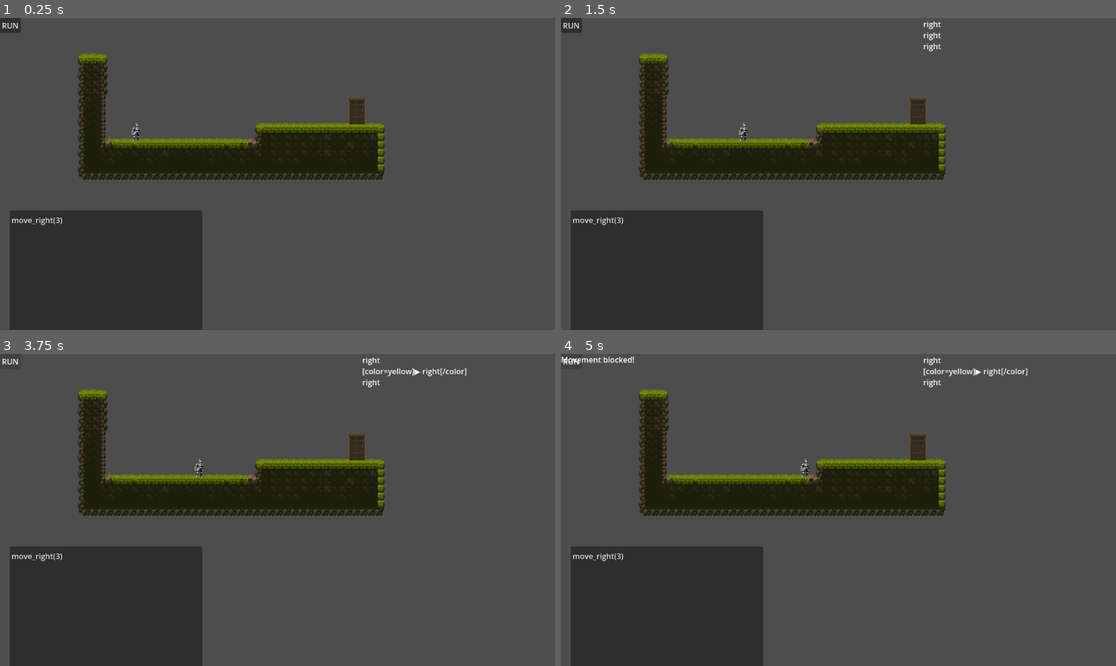
Above: before the commit, frames 1-4 (two rows, left to right).
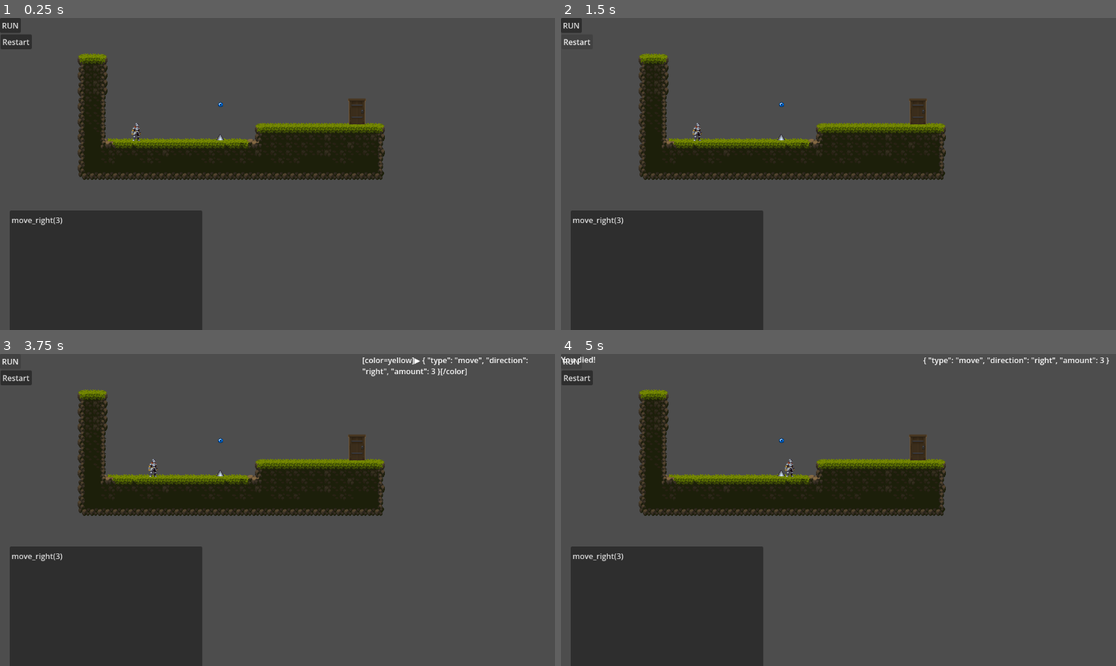
Above: after the commit, the same moments.

Repository: adrianzidanramadhan/CodeRunner
Game: Godot game, scene res://scene/game.tscn
Two runs of this game, one before a commit and one after it. Both use one fixed random seed, a clock stepped at 60 frames per second and the inputs below. This scene is started directly instead of the project's main scene.
Inputs (mouse positions are in pixels of both pictures, inside the frame that each line leads up to):
- Up to frame 1 (0.25 s): no input
- Up to frame 2 (1.5 s): click "RUN" at 0.5 s; click (577, 42) at 1.25 s, where only the run after the commit has a clickable "Restart"
- Up to frame 3 (3.75 s): click (16, 378) at 2 s, where only the run after the commit has a clickable "Restart"; click (16, 378) at 2.75 s, where only the run after the commit has a clickable "Restart"; click "RUN" at 3.5 s
- Up to frame 4 (5 s): click "RUN" at 4.25 s

The runs differ from the first frame. In frame 1, 0.4% of the frame differs, in the area x 0-70%, y 5-50%; in frame 2, 0.4%; in frame 3, 1.0%; in frame 4, 1.1%, in the area x 0-99%, y 0-50%.

Commit message:
menambahkan spike, if while condition, dan parse block

Diff:
--- a/project.godot
+++ b/project.godot
@@ -23,6 +23,10 @@
 ]
 }
 
+[layer_names]
+
+2d_physics/layer_3="spike"
+
 [physics]
 
 3d/physics_engine="Jolt Physics"
--- a/scene/game.gd
+++ b/scene/game.gd
@@ -3,28 +3,35 @@
 @onready var code_input = $UI/CodeInput
 @onready var player = $Player
 
+@onready var queue_display = $UI/QueueDisplay
+@onready var error_label = $UI/ErrorLabel
+
 var command_queue = []
 
-func move_player_multiple(times):
-	for i in range(times):
-		await move_once()
-
-func move_once():
-	player.move_right()
-
-	while player.is_moving:
-		await get_tree().process_frame
-
+var coins_collected = 0
+
+
+# ==================================================
+# RUN
+# ==================================================
 
 func _on_run_button_pressed():
+
 	command_queue.clear()
 
 	var code = code_input.text
+
 	parse_code(code)
 
+	print(command_queue)
+
 	await execute_commands()
 
 
+# ==================================================
+# PARSER
+# ==================================================
+
 func parse_code(code):
 
 	var lines = code.split("\n")
@@ -35,9 +42,9 @@
 
 		var line = lines[i].strip_edges()
 
-		# =========================
+		# ==========================================
 		# REPEAT
-		# =========================
+		# ==========================================
 		if line.begins_with("repeat"):
 
 			var start = line.find("(")
@@ -47,57 +54,283 @@
 
 			var repeat_amount = int(number_text)
 
+			var repeat_indent = get_indent(lines[i])
+
+			# ======================================
+			# PARSE CHILD BLOCK
+			# ======================================
+			var result = parse_block(
+				lines,
+				i + 1,
+				repeat_indent
+			)
+
+			var repeat_commands = result["commands"]
+
+			i = result["next_index"] - 1
+
+			# ======================================
+			# DUPLICATE COMMANDS
+			# ======================================
+			for r in range(repeat_amount):
+
+				for cmd in repeat_commands:
+
+					command_queue.append(cmd)
+
+		# ==========================================
+		# IF
+		# ==========================================
+		elif line.begins_with("if"):
+
+			var condition = ""
+
+			if line.contains("wall_right()"):
+				condition = "wall_right"
+
+			elif line.contains("spike_ahead()"):
+				condition = "spike_ahead"
+
+			# ======================================
+			# TRUE COMMAND
+			# ======================================
 			i += 1
 
 			if i >= lines.size():
 				return
 
-			var repeated_line = lines[i].strip_edges()
-
-			for r in range(repeat_amount):
-
-				parse_single_command(repeated_line)
+			var true_line = lines[i].strip_edges()
+
+			var true_command = parse_command_data(true_line)
+
+			# ======================================
+			# FALSE COMMAND
+			# ======================================
+			var false_command = null
+
+			if i + 1 < lines.size():
+
+				var else_line = lines[i + 1].strip_edges()
+
+				if else_line.begins_with("else"):
+
+					i += 2
+
+					if i < lines.size():
+
+						var false_line = lines[i].strip_edges()
+
+						false_command = parse_command_data(false_line)
+
+			# ======================================
+			# SAVE IF OBJECT
+			# ======================================
+			command_queue.append({
+
+				"type": "if",
+
+				"condition": condition,
+
+				"true_command": true_command,
+
+				"false_command": false_command
+			})
 
 		else:
 			parse_single_command(line)
 
 		i += 1
 
+
+# ==================================================
+# PARSE SINGLE COMMAND
+# ==================================================
+
 func parse_single_command(line):
 
-	if line.begins_with("jump_right"):
-		command_queue.append("jump_right")
+	var command_data = parse_command_data(line)
+
+	if command_data != null:
+		command_queue.append(command_data)
+
+
+# ==================================================
+# COMMAND DATA
+# ==================================================
+
+func parse_command_data(line):
+
+	# ==========================================
+	# MOVE RIGHT
+	# ==========================================
+	if line.begins_with("move_right"):
+
+		return {
+			"type": "move",
+			"direction": "right",
+			"amount": get_amount(line)
+		}
+
+	# ==========================================
+	# MOVE LEFT
+	# ==========================================
+	elif line.begins_with("move_left"):
+
+		return {
+			"type": "move",
+			"direction": "left",
+			"amount": get_amount(line)
+		}
+
+	# ==========================================
+	# JUMP
+	# ==========================================
+	elif line.begins_with("jump_right"):
+
+		return {
+			"type": "jump_right"
+		}
 
 	elif line.begins_with("jump_left"):
-		command_queue.append("jump_left")
+
+		return {
+			"type": "jump_left"
+		}
 
 	elif line.begins_with("jump"):
-		command_queue.append("jump")
-
-	elif line.begins_with("move_right"):
-		parse_move(line, "right")
-
-	elif line.begins_with("move_left"):
-		parse_move(line, "left")
-
-func parse_move(line, direction):
+
+		return {
+			"type": "jump"
+		}
+
+	return null
+
+
+# ==================================================
+# GET AMOUNT
+# ==================================================
+
+func get_amount(line):
 
 	var start = line.find("(")
 	var end = line.find(")")
 
 	if start == -1 or end == -1:
-		return
+		return 1
 
 	var number_text = line.substr(start + 1, end - start - 1)
 
-	var amount = 1
-
-	if number_text.strip_edges() != "":
-		amount = int(number_text)
-
-	for i in range(amount):
-		command_queue.append(direction)
-
+	if number_text.strip_edges() == "":
+		return 1
+
+	return int(number_text)
+
+func get_indent(line):
+
+	var count = 0
+
+	for char in line:
+
+		if char == " ":
+			count += 1
+		else:
+			break
+
+	return count
+
+
+func parse_block(lines, start_index, parent_indent):
+
+	var commands = []
+
+	var i = start_index
+
+	while i < lines.size():
+
+		var raw_line = lines[i]
+
+		# skip empty
+		if raw_line.strip_edges() == "":
+			i += 1
+			continue
+
+		var indent = get_indent(raw_line)
+
+		# keluar block
+		if indent <= parent_indent:
+			break
+
+		var line = raw_line.strip_edges()
+
+		# ======================================
+		# IF
+		# ======================================
+		if line.begins_with("if"):
+
+			var condition = ""
+
+			if line.contains("wall_right()"):
+				condition = "wall_right"
+
+			elif line.contains("spike_ahead()"):
+				condition = "spike_ahead"
+
+			# TRUE COMMAND
+			i += 1
+
+			var true_line = lines[i].strip_edges()
+
+			var true_command = parse_command_data(true_line)
+
+			# FALSE COMMAND
+			var false_command = null
+
+			if i + 1 < lines.size():
+
+				var else_line = lines[i + 1].strip_edges()
+
+				if else_line.begins_with("else"):
+
+					i += 2
+
+					if i < lines.size():
+
+						false_command = parse_command_data(
+							lines[i].strip_edges()
+						)
+
+			commands.append({
+
+				"type": "if",
+
+				"condition": condition,
+
+				"true_command": true_command,
+
+				"false_command": false_command
+			})
+
+		# ======================================
+		# NORMAL COMMAND
+		# ======================================
+		else:
+
+			var command_data = parse_command_data(line)
+
+			if command_data != null:
+				commands.append(command_data)
+
+		i += 1
+
+	return {
+		"commands": commands,
+		"next_index": i
+	}
+
+
+# ==================================================
+# EXECUTOR
+# ==================================================
 
 func execute_commands():
 
@@ -107,130 +340,298 @@
 
 		var command = command_queue[i]
 
-		match command:
-
-			"right":
-				var success = player.move_right()
+		await execute_command(command)
+
+	update_queue_display()
+
+
+# ==================================================
+# EXECUTE SINGLE COMMAND
+# ==================================================
+
+func execute_command(command):
+
+	var type = command["type"]
+
+	match type:
+
+		# ======================================
+		# MOVE
+		# ======================================
+		"move":
+
+			var direction = command["direction"]
+			var amount = command["amount"]
+
+			for step in range(amount):
+
+				var success = false
+
+				if direction == "right":
+					success = player.move_right()
+
+				elif direction == "left":
+					success = player.move_left()
 
 				if not success:
 					show_error("Movement blocked!")
 					return
 
-			"left":
-				var success = player.move_left()
-
-				if not success:
-					show_error("Movement blocked!")
-					return
-
-			"jump":
-
-				var success = player.move_up()
-
-				if not success:
-					show_error("Jump blocked!")
-					return
-
-				while player.is_moving:
-					await get_tree().process_frame
-
-				success = player.move_up()
-
-				if not success:
-					player.is_jumping = false
-				else:
-					while player.is_moving:
-						await get_tree().process_frame
-
-				player.is_jumping = false
-
-			"jump_right":
-
-				player.is_jumping = true
-
-				var success = player.move_up()
-
-				if not success:
-					show_error("Jump blocked!")
-					return
-
-				while player.is_moving:
-					await get_tree().process_frame
-
-				success = player.move_right()
-
-				if not success:
-					player.is_jumping = false
-					show_error("Can't move in air!")
-					return
-
-				while player.is_moving:
-					await get_tree().process_frame
-
-				player.is_jumping = false
-
-			"jump_left":
-
-				player.is_jumping = true
-
-				var success = player.move_up()
-
-				if not success:
-					show_error("Jump blocked!")
-					return
-
-				while player.is_moving:
-					await get_tree().process_frame
-
-				success = player.move_left()
-
-				if not success:
-					player.is_jumping = false
-					show_error("Can't move in air!")
-					return
-
-				while player.is_moving:
-					await get_tree().process_frame
-
-				player.is_jumping = false
+				await wait_for_player()
+
+		# ======================================
+		# JUMP
+		# ======================================
+		"jump":
+
+			await perform_jump()
+
+		# ======================================
+		# JUMP RIGHT
+		# ======================================
+		"jump_right":
+
+			await perform_jump_right()
+
+		# ======================================
+		# JUMP LEFT
+		# ======================================
+		"jump_left":
+
+			await perform_jump_left()
+
+		# ======================================
+		# IF
+		# ======================================
+		"if":
+
+			var condition = command["condition"]
+
+			var condition_result = false
+
+			match condition:
+
+				"wall_right":
+					condition_result = player.wall_on_right()
+
+				"spike_ahead":
+					condition_result = player.spike_ahead()
+
+			# ======================================
+			# TRUE
+			# ======================================
+			if condition_result:
+
+				var true_command = command["true_command"]
+
+				if true_command != null:
+					await execute_command(true_command)
+
+			# ======================================
+			# FALSE
+			# ======================================
+			else:
+
+				var false_command = command["false_command"]
+
+				if false_command != null:
+					await execute_command(false_command)
+
+	# ==========================================
+	# APPLY GRAVITY
+	# ==========================================
+	while player.should_fall() and !player.is_jumping:
+
+		player.move_down()
 
 		while player.is_moving:
 			await get_tree().process_frame
 
-		while player.should_fall() and !player.is_jumping:
-
-			player.move_down()
-
-			while player.is_moving:
-				await get_tree().process_frame
+
+# ==================================================
+# WAIT PLAYER
+# ==================================================
+
+func wait_for_player():
+
+	while player.is_moving:
+		await get_tree().process_frame
+
+
+# ==================================================
+# JUMP FUNCTIONS
+# ==================================================
+
+func perform_jump():
+
+	player.is_jumping = true
+
+	var success = player.move_up()
+
+	if not success:
+		show_error("Jump blocked!")
+		return
+
+	await wait_for_player()
+
+	success = player.move_up()
+
+	if success:
+		await wait_for_player()
+
+	player.is_jumping = false
+
+
+func perform_jump_right():
+
+	player.is_jumping = true
+
+	var success = player.move_up()
+
+	if not success:
+		show_error("Jump blocked!")
+		return
+
+	await wait_for_player()
+
+	success = player.move_up()
+
+	if success:
+		await wait_for_player()
+
+	success = player.move_right()
+
+	if not success:
+		player.is_jumping = false
+		show_error("Can't move in air!")
+		return
+
+	await wait_for_player()
+
+	player.is_jumping = false
+
+
+func perform_jump_left():
+
+	player.is_jumping = true
+
+	var success = player.move_up()
+
+	if not success:
+		show_error("Jump blocked!")
+		return
+
+	await wait_for_player()
+
+	success = player.move_up()
+
+	if success:
+		await wait_for_player()
+
+	success = player.move_left()
+
+	if not success:
+		player.is_jumping = false
+		show_error("Can't move in air!")
+		return
+
+	await wait_for_player()
+
+	player.is_jumping = false
+
+
+# ==================================================
+# UI
+# ==================================================
+
+func update_queue_display(current_index = -1):
+
+	queue_display.text = ""
+
+	for i in range(command_queue.size()):
+
+		var command = command_queue[i]
+
+		var text = str(command)
+
+		if i == current_index:
+			queue_display.text += "[color=yellow]▶ " + text + "[/color]\n"
+		else:
+			queue_display.text += text + "\n"
+
+
+func show_error(message):
+
+	error_label.text = message
+
+	await get_tree().create_timer(2.0).timeout
+
+	error_label.text = ""
+
+
+# ==================================================
+# GOAL
+# ==================================================
+
+func _on_goal_body_entered(body):
+
+	if body.name == "Player":
+
+		if coins_collected >= 1:
+			print("LEVEL COMPLETE!")
+		else:
+			show_error("Collect the coin first!")
+
+
+# ==================================================
+# COIN
+# ==================================================
+
+func _on_coin_body_entered(body):
+
+	if body.name == "Player":
+
+		coins_collected += 1
+
+		print("Coin diambil!")
+
+		$Coin.queue_free()
+
+
+# ==================================================
+# RESTART
+# ==================================================
+
+func _on_restart_button_pressed():
+
+	restart_level()
+
+
+func restart_level():
+
+	player.reset_player()
+
+	player.is_dead = false
+
+	command_queue.clear()
 
 	update_queue_display()
 
-
-func _on_goal_body_entered(body):
+	error_label.text = ""
+
+
+# ==================================================
+# SPIKE
+# ==================================================
+
+func _on_spike_body_entered(body):
 
 	if body.name == "Player":
-		print("LEVEL COMPLETE!")
-
-@onready var queue_display = $UI/QueueDisplay
-
-func update_queue_display(current_index = -1):
-
-	queue_display.text = ""
-
-	for i in range(command_queue.size()):
-
-		if i == current_index:
-			queue_display.text += "[color=yellow]▶ " + command_queue[i] + "[/color]\n"
-		else:
-			queue_display.text += command_queue[i] + "\n"
-
-@onready var error_label = $UI/ErrorLabel
-
-func show_error(message):
-
-	error_label.text = message
-
-	await get_tree().create_timer(2.0).timeout
-
-	error_label.text = ""
+
+		player.die()
+
+		show_error("You died!")
+
+		await get_tree().create_timer(1.0).timeout
+
+		restart_level()
--- a/scene/game.tscn
+++ b/scene/game.tscn
@@ -4,6 +4,8 @@
 [ext_resource type="Texture2D" uid="uid://c4p8451ygpudn" path="res://assets/tilemap/Tiles.png" id="1_dbls1"]
 [ext_resource type="PackedScene" uid="uid://ccpkyss6ki8ku" path="res://scene/player.tscn" id="2_33cqm"]
 [ext_resource type="Texture2D" uid="uid://hla06eltkwf" path="res://assets/tilemap/door.png" id="4_xwcet"]
+[ext_resource type="Texture2D" uid="uid://dlwbiyfwwkysf" path="res://assets/tilemap/Coin.png" id="5_p1ry8"]
+[ext_resource type="Texture2D" uid="uid://d2bu2g1sunhy8" path="res://assets/tilemap/spike.png" id="6_xlg7c"]
 
 [sub_resource type="TileSetAtlasSource" id="TileSetAtlasSource_xesoj"]
 texture = ExtResource("1_dbls1")
@@ -575,13 +577,19 @@
 
 [sub_resource type="RectangleShape2D" id="RectangleShape2D_xwcet"]
 
+[sub_resource type="CircleShape2D" id="CircleShape2D_xlg7c"]
+radius = 5.0
+
+[sub_resource type="RectangleShape2D" id="RectangleShape2D_qpk70"]
+size = Vector2(10, 20)
+
 [node name="Game" type="Node2D" unique_id=232416967]
 script = ExtResource("1_33cqm")
 
 [node name="World" type="TileMap" parent="." unique_id=1309335973]
 tile_set = SubResource("TileSet_53ndp")
 format = 2
-layer_0/tile_data = PackedInt32Array(1310769, 262144, 4, 1245233, 262144, 1, 1179697, 262144, 1, 1114161, 262144, 1, 1048625, 262144, 1, 983089, 262144, 1, 1310768, 65536, 4, 1245232, 131072, 3, …(5809 unchanged characters)…
+layer_0/tile_data = PackedInt32Array(1310769, 262144, 4, 1245233, 262144, 3, 1179697, 262144, 3, 1114161, 262144, 2, 1048625, 262144, 3, 983089, 262144, 2, 1310768, 65536, 4, 1245232, 131072, 3, …(5809 unchanged characters)…
 
 [node name="Player" parent="." unique_id=961151976 instance=ExtResource("2_33cqm")]
 position = Vector2(283, 237)
@@ -611,6 +619,13 @@
 offset_right = 40.0
 offset_bottom = 23.0
 
+[node name="RestartButton" type="Button" parent="UI" unique_id=1837388500]
+offset_left = 1.0
+offset_top = 34.0
+offset_right = 66.0
+offset_bottom = 65.0
+text = "Restart"
+
 [node name="Goal" type="Area2D" parent="." unique_id=2062163517]
 
 [node name="Sprite2D" type="Sprite2D" parent="Goal" unique_id=524731989]
@@ -621,5 +636,30 @@
 position = Vector2(740, 198)
 shape = SubResource("RectangleShape2D_xwcet")
 
+[node name="Coin" type="Area2D" parent="." unique_id=1354503389]
+
+[node name="Sprite2D" type="Sprite2D" parent="Coin" unique_id=200307424]
+position = Vector2(458, 180)
+texture = ExtResource("5_p1ry8")
+
+[node name="CollisionShape2D" type="CollisionShape2D" parent="Coin" unique_id=886817486]
+position = Vector2(458, 180)
+shape = SubResource("CircleShape2D_xlg7c")
+
+[node name="Spike" type="Area2D" parent="." unique_id=2006237631]
+position = Vector2(457, 246)
+collision_layer = 5
+
+[node name="Sprite2D" type="Sprite2D" parent="Spike" unique_id=841447449]
+texture = ExtResource("6_xlg7c")
+hframes = 4
+
+[node name="CollisionShape2D" type="CollisionShape2D" parent="Spike" unique_id=1045361270]
+position = Vector2(0, -2)
+shape = SubResource("RectangleShape2D_qpk70")
+
 [connection signal="pressed" from="UI/RunButton" to="." method="_on_run_button_pressed"]
+[connection signal="pressed" from="UI/RestartButton" to="." method="_on_restart_button_pressed"]
 [connection signal="body_entered" from="Goal" to="." method="_on_goal_body_entered"]
+[connection signal="body_entered" from="Coin" to="." method="_on_coin_body_entered"]
+[connection signal="body_entered" from="Spike" to="." method="_on_spike_body_entered"]
--- a/scene/player.gd
+++ b/scene/player.gd
@@ -4,9 +4,12 @@
 var is_moving = false
 var target_position = Vector2()
 var is_jumping = false
+var start_position = Vector2()
+var is_dead = false
 
 func _ready():
 	target_position = position
+	start_position = position
 
 func _process(delta):
 	if is_moving:
@@ -102,6 +105,45 @@
 	return !floor_check.is_colliding()
 
 
+func reset_player():
+
+	position = start_position
+	target_position = start_position
+	is_moving = false
+
+
+func die():
+
+	is_dead = true
+
+	print("Player mati!")
+
+
+func wall_on_right():
+
+	wall_check.target_position = Vector2(tile_size, 0)
+
+	wall_check.force_raycast_update()
+
+	return wall_check.is_colliding()
+
+
+func spike_ahead():
+
+	if sprite.flip_h:
+		spike_check.target_position = Vector2(-tile_size, 0)
+	else:
+		spike_check.target_position = Vector2(tile_size, 0)
+
+	spike_check.force_raycast_update()
+
+	print("Spike detect:", spike_check.is_colliding())
+
+	return spike_check.is_colliding()
+
+
+@onready var spike_check = $SpikeCheck
+
 @onready var wall_check = $WallCheck
 
 @onready var sprite = $AnimatedSprite2D
--- a/scene/player.tscn
+++ b/scene/player.tscn
@@ -6,6 +6,7 @@
 [ext_resource type="Texture2D" uid="uid://rt18tqyp8nf0" path="res://assets/character/_Run.png" id="4_s4jxa"]
 
 [sub_resource type="CapsuleShape2D" id="CapsuleShape2D_ct4mp"]
+radius = 5.0
 
 [sub_resource type="AtlasTexture" id="AtlasTexture_oh5ij"]
 atlas = ExtResource("2_hjaqi")
@@ -199,7 +200,13 @@
 frame_progress = 0.261062
 
 [node name="WallCheck" type="RayCast2D" parent="." unique_id=620400969]
-target_position = Vector2(32, 0)
+target_position = Vector2(16, 0)
 
 [node name="FloorCheck" type="RayCast2D" parent="." unique_id=152763504]
 target_position = Vector2(0, 16)
+
+[node name="SpikeCheck" type="RayCast2D" parent="." unique_id=500916654]
+target_position = Vector2(16, 0)
+collision_mask = 4
+collide_with_areas = true
+collide_with_bodies = false
Binary file added: assets/tilemap/Coin.png
Not shown, added: assets/tilemap/Coin.png.import
Binary file added: assets/tilemap/spike.png
Not shown, added: assets/tilemap/spike.png.import
